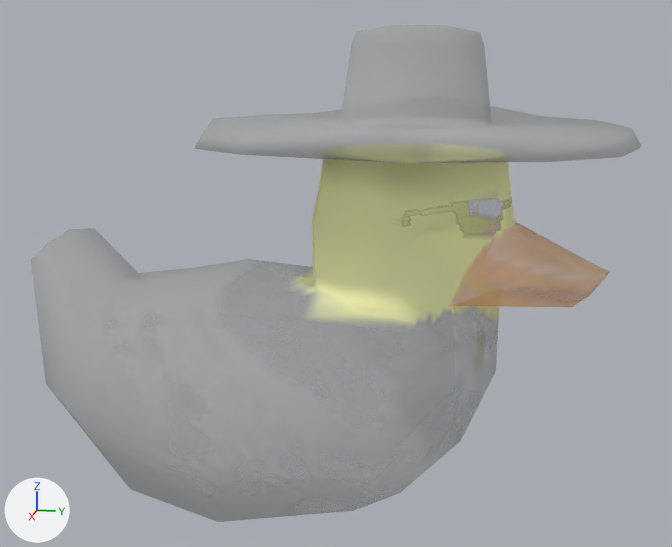
An edit to the FBX model 42.20/media/models_X/WorldItems/duck_sierra.FBX, drawn before and after from the same camera.
One viewpoint serves both versions: a 50 mm lens placed at (0.00315, 0.00071, 0.00161), pointed at (-0.00001, 0.00008, 0.00083). Every picture has the same lights, and +X, +Y and +Z are marked at lower left. The picture after the commit comes second. Where no turn or scale is listed for an object, it has been applied to the vertices.

In view in the first picture: 'sierra'.
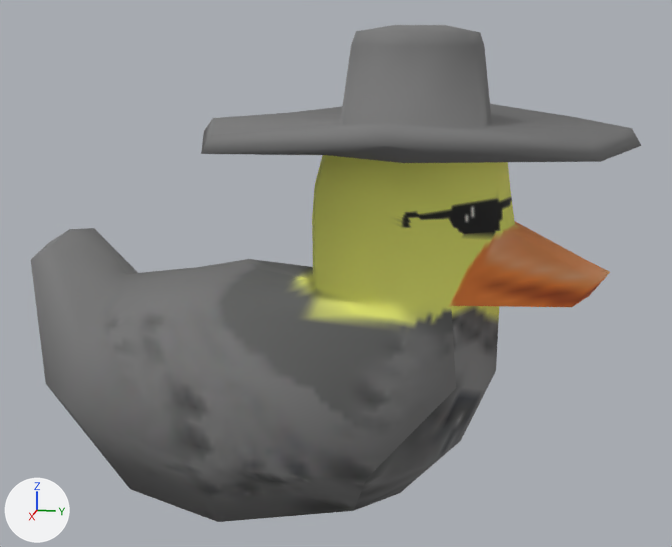
Where the newer file only moved an object's origin or applied its transform, the numbers keep the older frame.

The change, as a diff of the scene's bpy script:
```diff
--- a/42.20/media/models_X/WorldItems/duck_sierra.FBX.py
+++ b/42.20/media/models_X/WorldItems/duck_sierra.FBX.py
@@ img_duck_sierra_png @@
-img_duck_sierra_png = load_image('duck_sierra.png', '../../textures/Ducks/duck_sierra.png', 64, 128, 'Non-Color')
+img_duck_sierra_png = load_image('duck_sierra.png', '../../textures/Ducks/duck_sierra.png', 64, 128, 'sRGB')
@@ mat_10___default_006 @@
 n0 = _N.new('ShaderNodeBsdfPrincipled'); n0.name = 'Principled BSDF'
 n2 = _N.new('ShaderNodeTexImage'); n2.name = 'Image Texture'
 n2.image = img_duck_sierra_png
-n3 = _N.new('ShaderNodeTexImage'); n3.name = 'Image Texture.001'
-n3.image = img_duck_sierra_png
 _L.new(n2.outputs[0], n0.inputs[0])  # 'Color' to 'Base Color'
-_L.new(n3.outputs[0], n0.inputs[4])  # 'Color' to 'Alpha'
 _L.new(n0.outputs[0], n1.inputs[0])  # 'BSDF' to 'Surface'
+_L.new(n2.outputs[1], n0.inputs[4])  # 'Alpha' to 'Alpha'
@@ me_mesh_006 @@
 # used by ob_sierra; location = (0.0, 0.0, 0.0)
-me_mesh_006.from_pydata(...)  # 174 vertices, 248 faces; spans x -0.00075..0.00075, y -0.00102..0.00108, z 0.0..0.00168
+me_mesh_006.from_pydata(...)  # 126 vertices, 192 faces; spans x -0.00075..0.00075, y -0.00102..0.00108, z 0.0..0.00168
+# me_mesh_006 part 1
+# 58 vertices are removed from x -0.0005..0.0005, y -0.00033..0.00107, z 0.00114..0.00161
+# 112 faces are deleted
+# 1 vertex moves from x 0.0, y 0.00002, z 0.00114 to x 0.0, y 0.00001, z 0.00114
+# 10 vertices are added at x -0.0005..0.0005, y -0.00023..0.00093, z 0.00114..0.00135
+# 56 new faces join them
 me_mesh_006.materials.append(mat_10___default_006)
```

Where the change shows, as pixel boxes [x1, y1, x2, y2] in the pictures (672 x 547 px):
'sierra', surface changed, reshaped (darker): before [204, 123, 610, 518]; after [31, 25, 641, 522]
part 1 of me_mesh_006, built on: before [204, 123, 515, 239]; after [201, 32, 641, 239]
